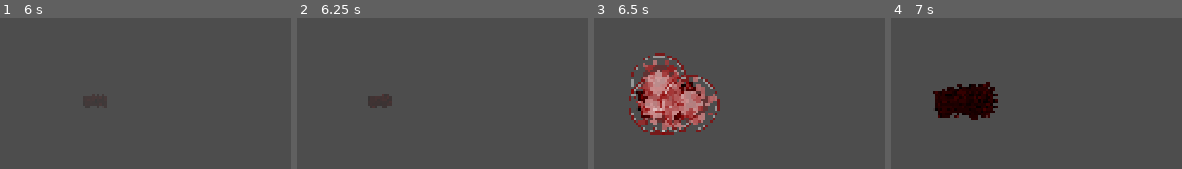
Above: before the commit, frames 1-4 (left to right).
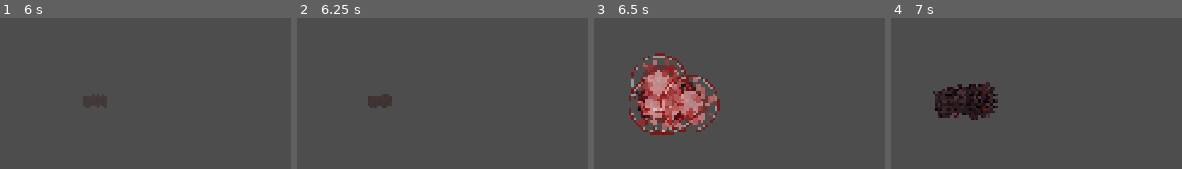
Above: after the commit, the same moments.

Repository: b6-stack/rtype-game
Game: Godot game, scene res://scenes/bosses/BossBase.tscn
Same seed, same stepped clock (60 frames per second), same inputs: the game is played once before the commit and once after it. This scene is started directly instead of the project's main scene.
Inputs (mouse positions are in pixels of both pictures, inside the frame that each line leads up to):
- Up to frame 1 (6 s): tap Enter at 0.5, 2, 4.25 s; move the mouse to (66, 78) at 0.52 s; hold D (move_right) 0.53-1.25 s; tap Z (charge) every 1.5 s from 0.6 to 5.1 s; click (66, 78) at 0.67 s; tap Space (fire) at 1.25, 2.75, 5.75 s; drag from (outside the picture) to (outside the picture) at 1.27 s; move the mouse to (outside the picture) at 2.02 s; hold D (move_right) 2.03-2.75 s; drag from (outside the picture) to (outside the picture) at 2.77 s; move the mouse to (130, 168) at 3.52 s; hold A (move_left) 3.53-4.25 s; drag from (outside the picture) to (180, 101) at 4.27 s; move the mouse to (outside the picture) at 5.02 s; hold S (move_down) 5.03-5.75 s; click (outside the picture) at 5.17 s; drag from (outside the picture) to (outside the picture) at 5.77 s
- Up to frame 2 (6.25 s): no input
- Up to frame 3 (6.5 s): no input
- Up to frame 4 (7 s): move the mouse to (957, 78) at 6.52 s; hold W (move_up) from 6.53 s (still down); tap Z (charge) at 6.6 s

Frames 1-2 are identical in both runs. In frame 3, 0.2% of the frame differs, in the area x 14-35%, y 42-67%; in frame 4, 2.8%, in the area x 14-37%, y 42-68%.

Commit message:
Brighten boss default appearance instead of darkening it via raw boss_color tint
Most boss_color values have one or more channels near/at zero (e.g.
AbyssGate's green channel is literally 0.0) — they're accent colors
used for shields/bullets/effects, not meant to stand alone as a full
sprite modulate. Multiplying the painted boss artwork by them
darkened bosses well below their natural look, which made the
hit-flash-to-white read as the sprite brightening rather than as
damage feedback — backwards from the intended effect.

Added BossBase._resting_modulate (boss_color.lightened(0.45)),
computed once in _ready() and used for both the arrival/resting
sprite tint and what the hit-flash tween returns to, so the default
look is vivid and the flash still reads clearly as a brief pulse
rather than a mysterious brightening.

Co-Authored-By: Claude Sonnet 5 <noreply@anthropic.com>

Diff:
--- a/autoloads/GameState.gd
+++ b/autoloads/GameState.gd
@@ -8,7 +8,7 @@
 
 ## Bump this alongside export_presets.cfg's version/name on every release
 ## so the main menu version label reflects what's actually installed.
-const APP_VERSION := "1.6.3"
+const APP_VERSION := "1.6.4"
 
 signal score_changed(new_score: int)
 signal lives_changed(new_lives: int)
--- a/scenes/bosses/BossBase.gd
+++ b/scenes/bosses/BossBase.gd
@@ -36,6 +36,13 @@
 var _sprite: Sprite2D
 var _entry_start_x: float = 2100.0
 var _base_sprite_scale: Vector2 = Vector2.ONE
+## Most boss_color values have channels near/at 0 (accent-style colors,
+## not meant to stand alone), so using them as a full sprite modulate
+## multiplied the painted boss artwork down to a noticeably dark/muddy
+## look — making the hit-flash-to-white read as brightening rather than
+## damage feedback. Lightened once here and reused for both the resting
+## sprite tint and what the hit-flash tweens back to.
+var _resting_modulate: Color = Color.WHITE
 
 ## Sprite scale/alpha while flying in — a small, dim, ghostly wisp rather
 ## than a smooth continuous fade (which read as barely-there/too-subtle-to-
@@ -47,6 +54,7 @@
 	current_health = max_health
 	_sprite = $Visual/Sprite2D
 	_base_sprite_scale = Vector2(0.165, 0.165) * size_scale
+	_resting_modulate = boss_color.lightened(0.45)
 	# Start fully offscreen to the right, whatever the actual screen width is.
 	_entry_start_x = get_viewport_rect().size.x + 250.0
 	global_position.x = _entry_start_x
@@ -107,7 +115,7 @@
 	if current_health > 0 and _sprite and is_inside_tree():
 		var tw := create_tween()
 		tw.tween_property(_sprite, "modulate", Color.WHITE, 0.06)
-		tw.tween_property(_sprite, "modulate", boss_color, 0.06)
+		tw.tween_property(_sprite, "modulate", _resting_modulate, 0.06)
 	_check_phase_transition()
 	if current_health <= 0:
 		_die()
@@ -152,7 +160,7 @@
 		_is_entering = false
 		_phase_time = 0.0
 		if _sprite:
-			_sprite.modulate = boss_color
+			_sprite.modulate = _resting_modulate
 			_sprite.scale = _base_sprite_scale
 			_sprite.rotation = 0.0
 		collision_layer = 32
Not shown, changed: export_presets.cfg
